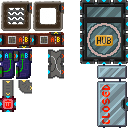
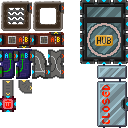
Two versions of the same layered image (128 x 128). Layer-by-layer changes:
painted on "Paint Layer 1" over <box>32,49,48,79</box>
